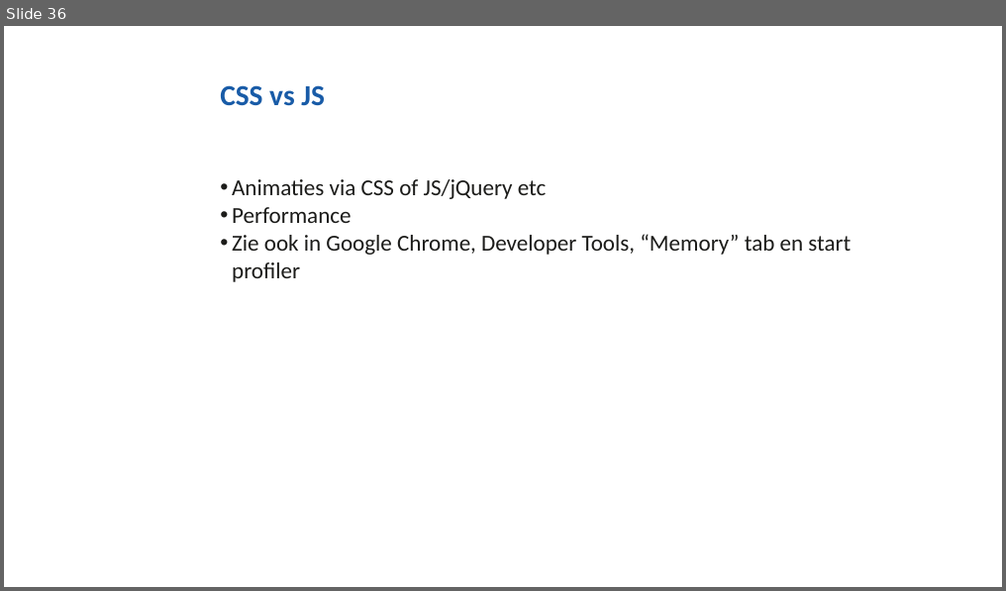
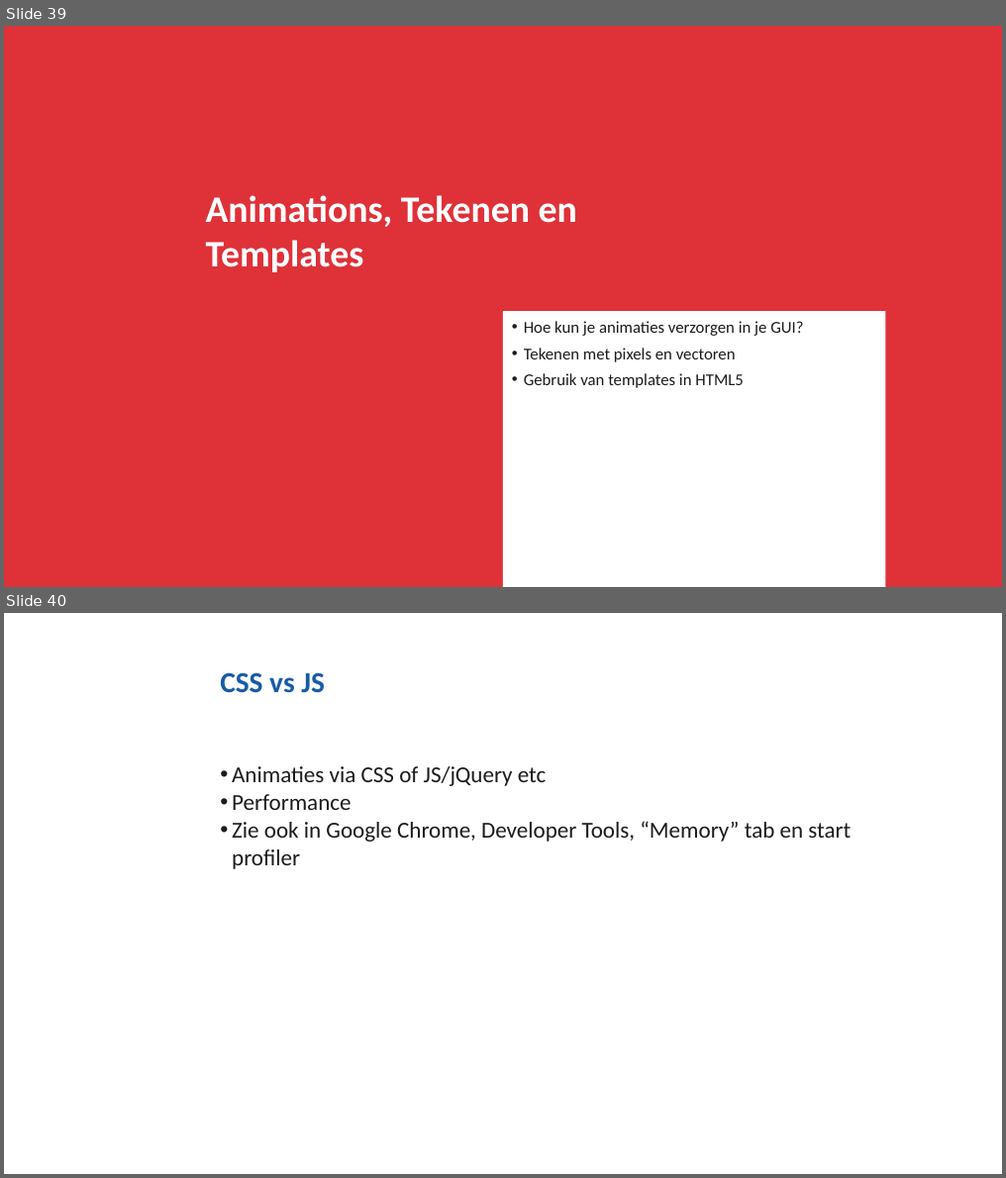
Before and after one commit to NHLStenden/Flex-WebDevelopment-FrontEndDevelopment, a slide deck: Presentatie/Front-End Development.pptx. Shown one above the other, each under a label of ours: slide 36 before the commit, slides 39 and 40 after it. The pictures are 1006x591 and 1006x1178 pixels, drawn with LibreOffice and Linux fonts; fonts in the diff are those of the drawing; background and template pictures are left out. Boxes give left, top, right and bottom in pixels: in the first picture for what was removed or moved away, otherwise in the second. Text is boxed around its words. In the diff, an @@ line names an element or a change of style, - is before the commit and + after.

```diff
--- a/Presentatie/Front-End Development.pptx
+++ b/Presentatie/Front-End Development.pptx
@@ slide 39 added at (4, 26, 1002, 587), background #DF3138 @@
@@ title added at (206, 195, 577, 273), 36 pt, text #FFFFFF, bold @@
+Animations, Tekenen en Templates
@@ text added at (503, 311, 886, 587), fill #FFFFFF, 16 pt, text #1C1C1A @@
+• Hoe kun je animaties verzorgen in je GUI?
+• Tekenen met pixels en vectoren
+• Gebruik van templates in HTML5
@@ what was slide 36 is now slide 40 @@
```
Also in this commit, not shown: 3 other slides added, 3 other files.
